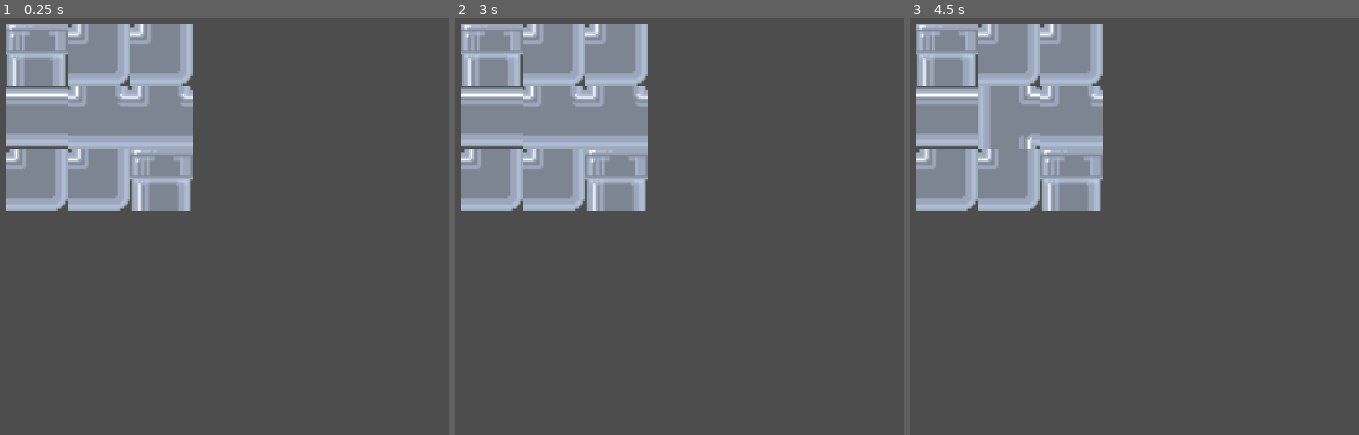
Above: before the commit, frames 1-3 (left to right).
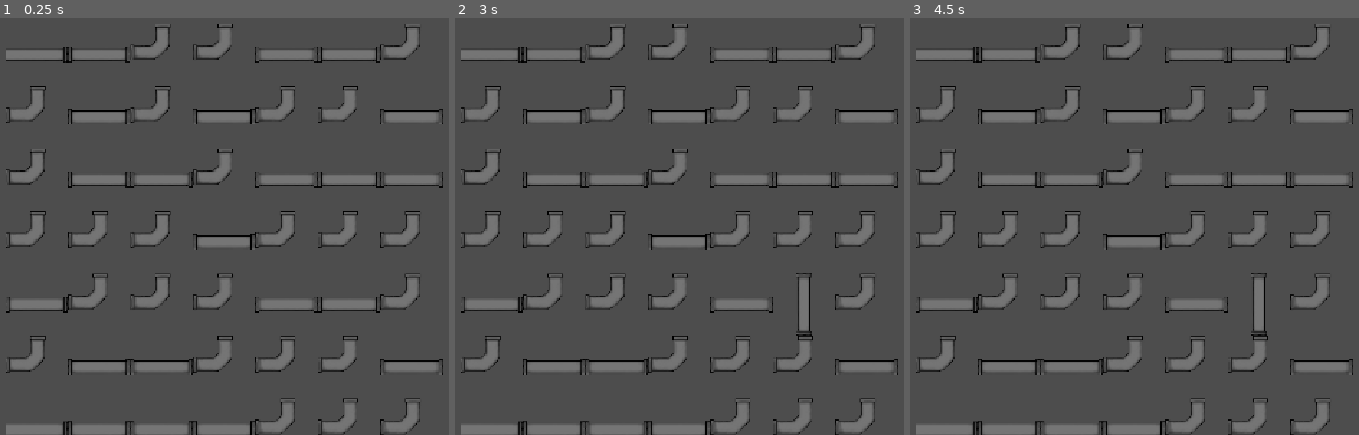
Above: after the commit, the same moments.

Repository: Hannah3142/Snowglobe
Game: Godot game, scene res://main.tscn
Two runs of this game, one before a commit and one after it. Both use one fixed random seed, a clock stepped at 60 frames per second and the inputs below.
Inputs (mouse positions are in pixels of both pictures, inside the frame that each line leads up to):
- Up to frame 1 (0.25 s): no input
- Up to frame 2 (3 s): tap Enter at 0.5, 2 s; move the mouse to (outside the picture) at 0.52 s; click (outside the picture) at 0.67 s; tap Space at 1.25, 2.75 s; move the mouse to (661, 230) at 1.27 s; click (661, 230) at 1.42 s; move the mouse to (903, 109) at 2.02 s; click (903, 109) at 2.17 s; move the mouse to (782, 301) at 2.77 s; click (782, 301) at 2.92 s
- Up to frame 3 (4.5 s): tap Enter at 3.5 s; move the mouse to (outside the picture) at 3.52 s; click (outside the picture) at 3.67 s; tap Space at 4.25 s; move the mouse to (1035, 143) at 4.27 s; click (1035, 143) at 4.42 s

The runs differ from the first frame. In frame 1, 31% of the frame differs, in the area x 1-99%, y 1-100%; in frame 2, 31%; in frame 3, 31%.

Commit message:
custom texture used, bigger field

Diff:
--- a/pipes/main.gd
+++ b/pipes/main.gd
@@ -5,10 +5,13 @@
 var pipe_scene = preload("res://Pipe.tscn")
 var pipes: Array[Pipe] = []
 
-const parts = ["e", "c", "c", "s", "i", "i", "c", "c", "e"]
-const correct_rotation = [0, 180, 270, 90, 90, 270, 90, 0, 180]
+const parts = ["e", "s", "c", "c", "s", "s", "c", "c", "s", "c", "s", "c", "c", "s", "c", "s", "s", "c", "s", "s", "s", "c", "c", "c", "s", "c", "c", "c", "s", "c", "c", "c", "s", "s", "c", "c", "s", "s", "c", "c", "c", "s", "e", "s", "s", "s", "c", "c", "c"]
+const correct_rotation = [0, 0, 270, 180, 0, 0, 270, 180, 0, 0, 90, 180, 270, 90, 90, 0, 0, 0, 90, 90, 90, 180, 270, 180, 0, 0, 90, 0, 90, 90, 0, 180, 0, 0, 270, 90, 0, 0, 0, 180, 270, 90, 0, 0, 0, 0, 0, 90, 0]
+
+#const parts = ["e", "c", "c", "s", "i", "i", "c", "c", "e"]
+#const correct_rotation = [0, 180, 270, 90, 90, 270, 90, 0, 180]
 var correct_parts = []
-var size = 3
+var size = 7
 
 # Called when the node enters the scene tree for the first time.
 func _ready() -> void:
--- a/pipes/pipe.gd
+++ b/pipes/pipe.gd
@@ -29,8 +29,8 @@
 		sprite.texture = load("res://assets/corner.png")
 
 	add_child(sprite)
-	scale.x = 3
-	scale.y = 3
+	scale.x = 0.3
+	scale.y = 0.3
 	position = Vector2(100+x_offset, 100+y_offset)
 	pipe_rotated.emit(number, rotation, type)
 
Binary file changed: pipes/assets/corner.png
Not shown, changed: pipes/assets/corner.png.import
Binary file changed: pipes/assets/end.png
Not shown, changed: pipes/assets/end.png.import
Binary file changed: pipes/assets/straight.png
Not shown, changed: pipes/assets/straight.png.import
